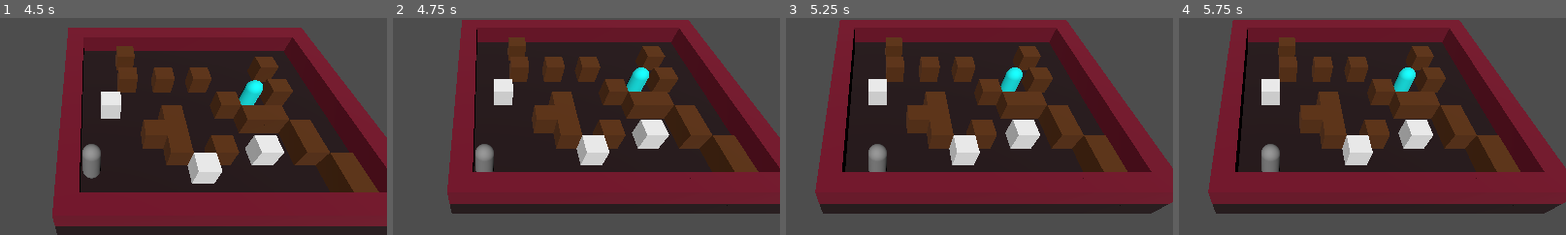
Above: before the commit, frames 1-4 (left to right).
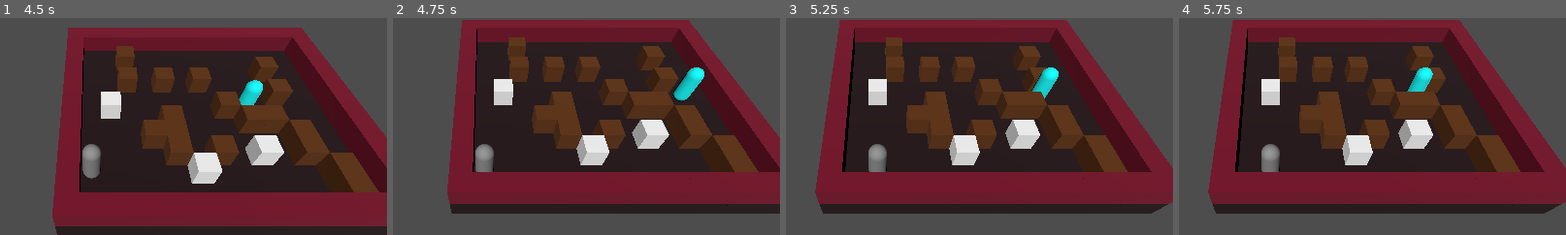
Above: after the commit, the same moments.

Repository: DavidTRANMinhAnh/BombardiloCrocodilo
Game: Godot game, scene res://main_menu.tscn
Two runs of this game, one before a commit and one after it. Both use one fixed random seed, a clock stepped at 60 frames per second and the inputs below.
Inputs:
- Up to frame 1 (4.5 s): click "Play Niveau 1" at 0.5 s; hold Up (haut) 1.28-2.78 s; tap Space (poser_bombe) at 1.35, 2.1, 2.85, 3.5, 3.6, 4.35 s; tap Enter at 2.75 s; hold Left (gauche) 2.78-4.28 s; hold Down (bas) from 4.28 s (still down)
- Up to frame 2 (4.75 s): keep holding Down (bas)
- Up to frame 3 (5.25 s): release Down (bas) at 5.03 s; hold Right (droite) from 5.03 s (still down); tap Space (poser_bombe) at 5.1 s
- Up to frame 4 (5.75 s): keep holding Right (droite)
The pictures show only the part of the screen within x 38-88%, y 17-67%; the shares and areas given below are measured in that part.

Frame 1 is identical in both runs. In frame 2, 1.2% of the frame differs, in the area x 60-81%, y 22-39%; in frame 3, 1.0%; in frame 4, 0.9%.

Commit message:
enemy collision fixed

Diff:
--- a/bombardilo-crocodilo/enemy.gd
+++ b/bombardilo-crocodilo/enemy.gd
@@ -7,11 +7,19 @@
 
 var is_moving = false
 var target_player : Node3D = null
+var start_position : Vector3
 
 func _ready():
 	add_to_group("enemies")
 	# On récupère le joueur une seule fois au début
 	target_player = get_tree().get_first_node_in_group("player")
+
+	start_position = global_position
+
+	# Si on a trouvé le joueur, le RayCast ne doit plus le bloquer
+	if target_player:
+		ray.add_exception(target_player)
+
 	# On aligne l'ennemi sur la grille (.5) dès le départ
 	snap_to_grid()
 
@@ -29,6 +37,15 @@
 
 	if next_dir != Vector3.ZERO:
 		attempt_move(next_dir)
+
+func _on_area_3d_body_entered(body):
+	# On vérifie si l'objet qui entre dans la zone est le joueur
+	if body.is_in_group("player"):
+		print("L'ennemi a touché le joueur !")
+
+		# On appelle la fonction die() du joueur
+		if body.has_method("die"):
+			body.die()
 
 func calculate_chase_direction() -> Vector3:
 	if not target_player:
@@ -71,6 +88,12 @@
 	tween.tween_property(self, "global_position", target_pos, speed)
 	tween.finished.connect(func(): is_moving = false)
 
+func reset_position():
+	is_moving = false
+	# On téléporte l'ennemi à sa position de départ
+	global_position = start_position
+	snap_to_grid()
+
 func die():
 	print("Ennemi éliminé !")
 	queue_free()
--- a/bombardilo-crocodilo/enemy.tscn
+++ b/bombardilo-crocodilo/enemy.tscn
@@ -30,3 +30,5 @@
 
 [node name="CollisionShape3D" type="CollisionShape3D" parent="Area3D"]
 shape = SubResource("CapsuleShape3D_7k104")
+
+[connection signal="body_entered" from="Area3D" to="." method="_on_area_3d_body_entered"]
--- a/bombardilo-crocodilo/player.gd
+++ b/bombardilo-crocodilo/player.gd
@@ -119,6 +119,11 @@
 	global_position = Vector3(1.5, 2.0, 1.5)
 	snap_to_grid()
 
+	var enemies = get_tree().get_nodes_in_group("enemies")
+	for enemy in enemies:
+		if enemy.has_method("reset_position"):
+			enemy.reset_position()
+
 func _process(_delta):
 	if not can_check_victory:
 		return
